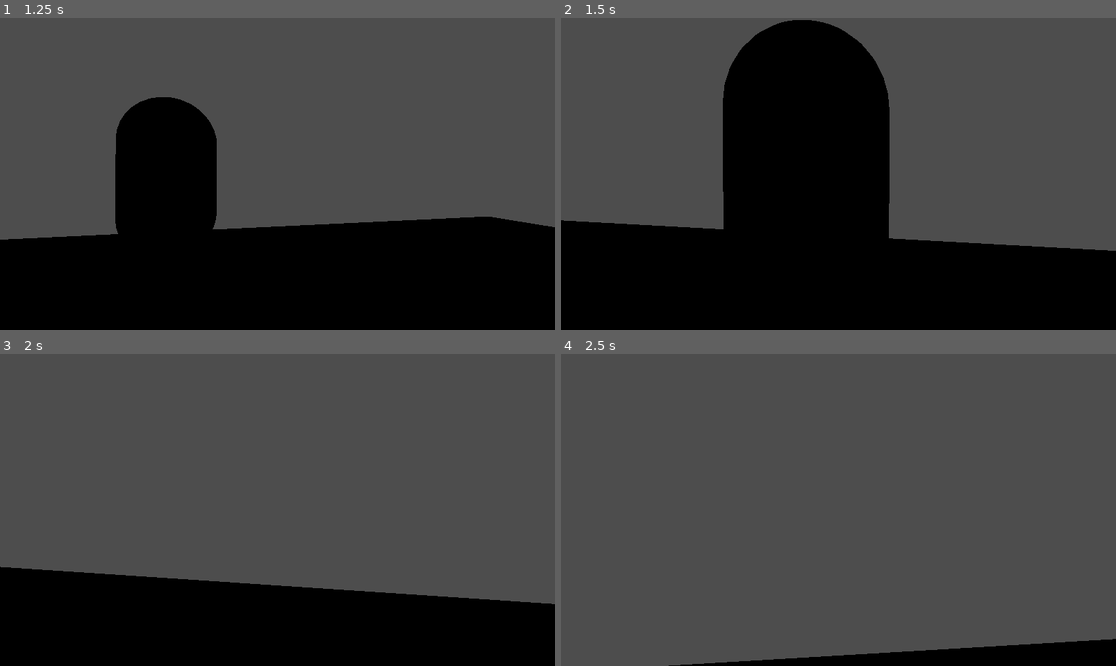
Above: before the commit, frames 1-4 (two rows, left to right).
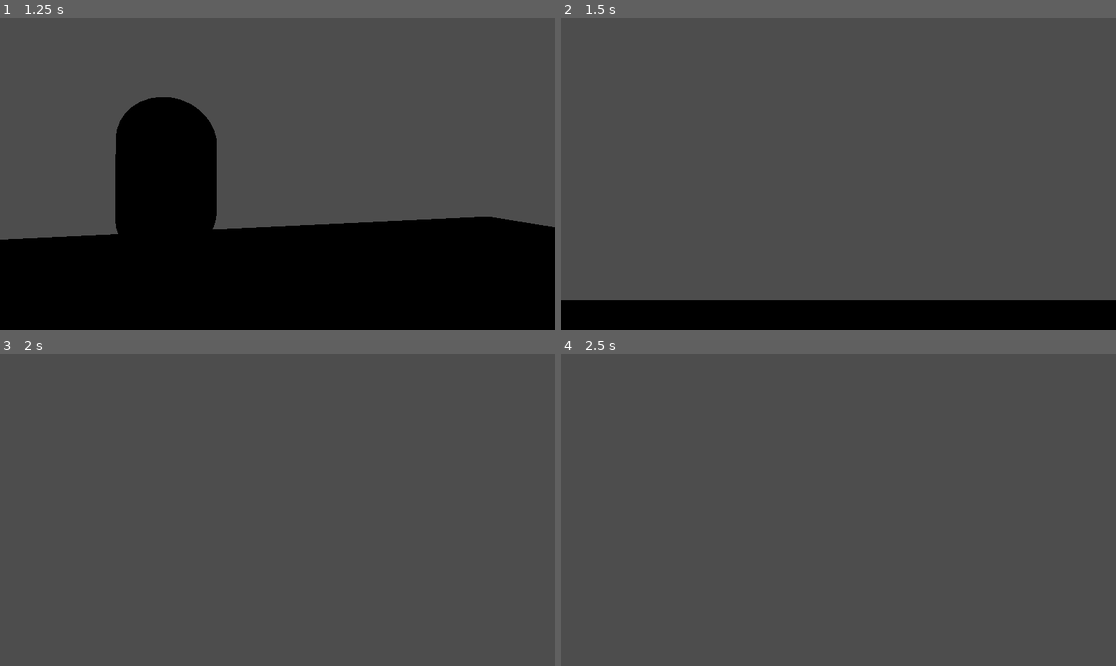
Above: after the commit, the same moments.

Repository: ThreeCoffees/HackYeah2025
Game: Godot game, scene res://test_scenes/leon_test_scene.tscn
Same seed, same stepped clock (60 frames per second), same inputs: the game is played once before the commit and once after it. Before the commit the project has no main scene; this scene is started directly in both runs.
Inputs (mouse positions are in pixels of both pictures, inside the frame that each line leads up to):
- Up to frame 1 (1.25 s): tap Enter (ui_accept) at 0.5, 0.77 s; move the mouse to (305, 174) at 0.52 s; hold W (move_forward) from 0.53 s (still down); click (305, 174) at 0.6 s
- Up to frame 2 (1.5 s): keep holding W (move_forward); move the mouse to (810, 174) at 1.27 s; click (810, 174) at 1.35 s
- Up to frame 3 (2 s): keep holding W (move_forward); tap Enter (ui_accept) at 1.52 s
- Up to frame 4 (2.5 s): keep holding W (move_forward); tap Enter (ui_accept) at 2 s; move the mouse to (849, 503) at 2.02 s; click (849, 503) at 2.1 s

Frame 1 is identical in both runs. In frame 2, 39% of the frame differs, in the area x 0-100%, y 0-91%; in frame 3, 26%; in frame 4, 3.5%.

Commit message:
change characters on pick event

Diff:
--- a/characters/walking_character.gd
+++ b/characters/walking_character.gd
@@ -36,3 +36,8 @@
 
 func _on_pick_input():
 	print("picked");
+	set_as_player();
+
+func set_as_player():
+	var player_camera = PlayerCamera.instance;
+	player_camera.reparent(self, false);
--- a/project.godot
+++ b/project.godot
@@ -11,6 +11,8 @@
 [application]
 
 config/name="HackYeah2025"
+run/main_scene="res://test_scenes/adam_test_scene.tscn"
+config/features=PackedStringArray("4.5", "Forward Plus")
 config/icon="res://icon.svg"
 
 [dotnet]
--- a/test_scenes/player_camera.gd
+++ b/test_scenes/player_camera.gd
@@ -1,12 +1,17 @@
 extends Camera3D
+class_name PlayerCamera;
 
 const mouse_sensitivity = 0.003;
 
 @onready var picking_ray = $PickingRayCast;
 
+static var instance;
+
 func _ready():
 	Input.set_mouse_mode(Input.MOUSE_MODE_CAPTURED);
-
+	if is_instance_valid(instance):
+		print("only one player camera allowed");
+	instance = self;
 
 func _unhandled_input(event):
 	if event is InputEventMouseMotion and Input.mouse_mode == Input.MOUSE_MODE_CAPTURED:
Not shown, changed: icon.svg.import
Not shown, added: test_scenes/adam_test_scene.gd.uid
Not shown, added: test_scenes/button.gd.uid
